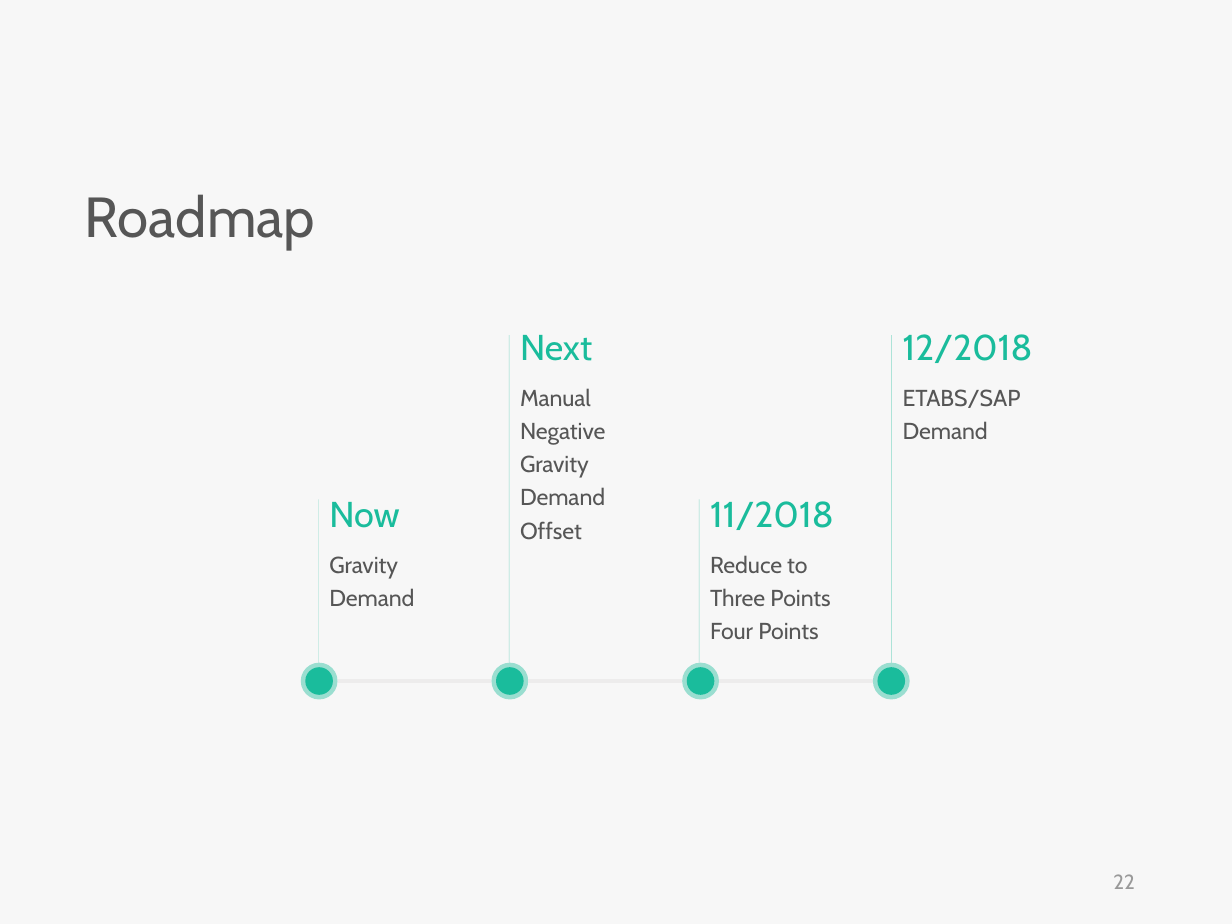
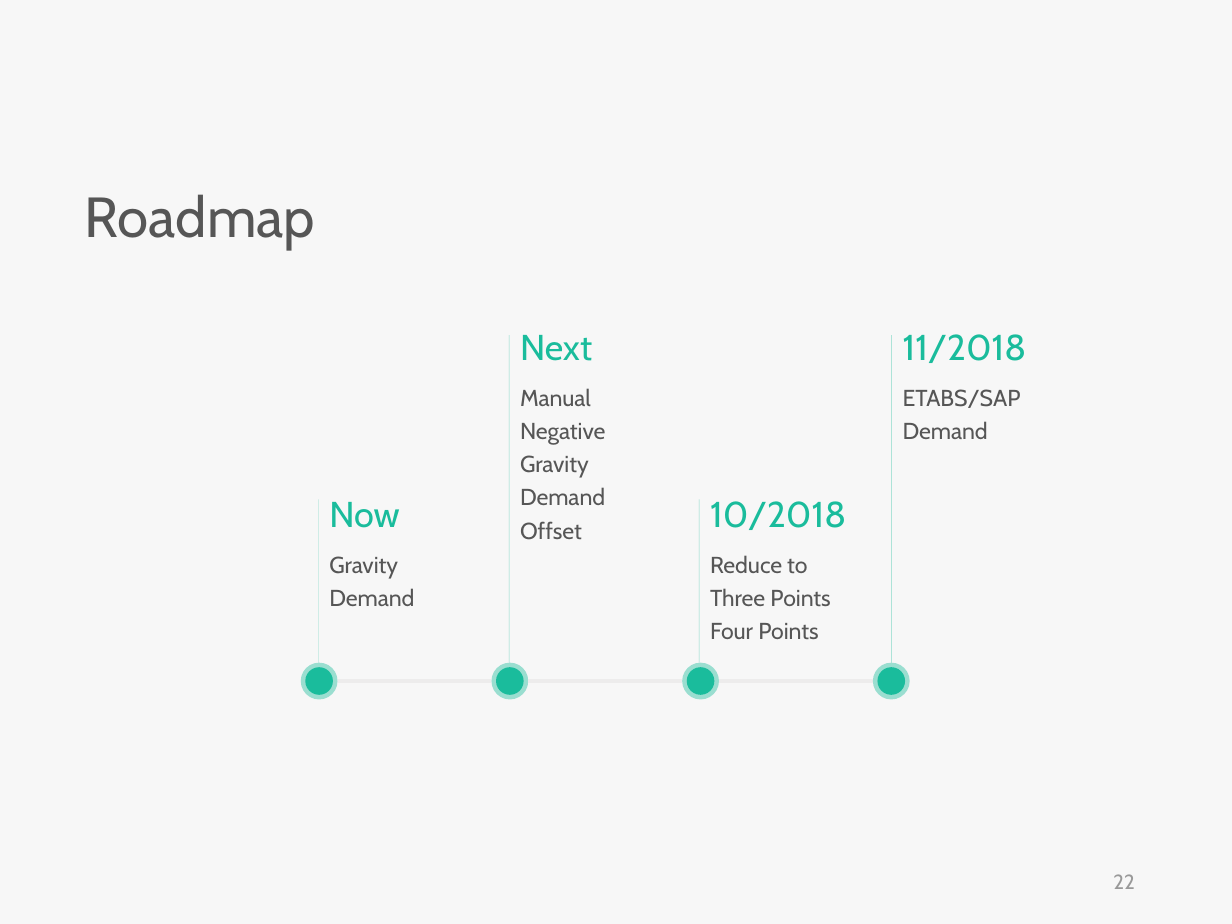
Before and after one commit to skyran1278/VbaProject, a slide deck: slide 22 of 20180126_SmartSplice/20180808_Meeting/SmartSplice.pptx. Drawn at 1232x924 pixels with LibreOffice and Linux fonts; fonts in the diff are those of the drawing. Boxes give left, top, right and bottom in pixels: in the first picture for what was removed or moved away, otherwise in the second. Text is boxed around its words. In the diff, an @@ line names an element or a change of style, - is before the commit and + after.

```diff
--- a/20180126_SmartSplice/20180808_Meeting/SmartSplice.pptx
+++ b/20180126_SmartSplice/20180808_Meeting/SmartSplice.pptx
@@ text at bbox=[903, 334, 1027, 363]: text changed @@
-12/2018
+11/2018
@@ text at bbox=[710, 501, 846, 530]: text changed @@
-11/2018
+10/2018
```
Also in this commit, not shown: 2 other slides changed, 1 slide added, 1 slide removed, 3 other files.
